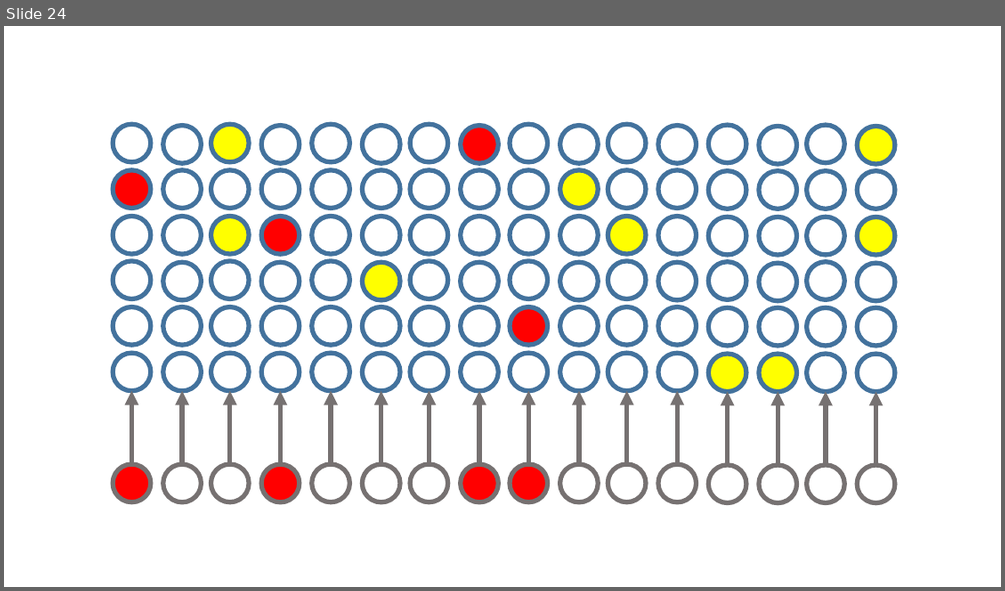
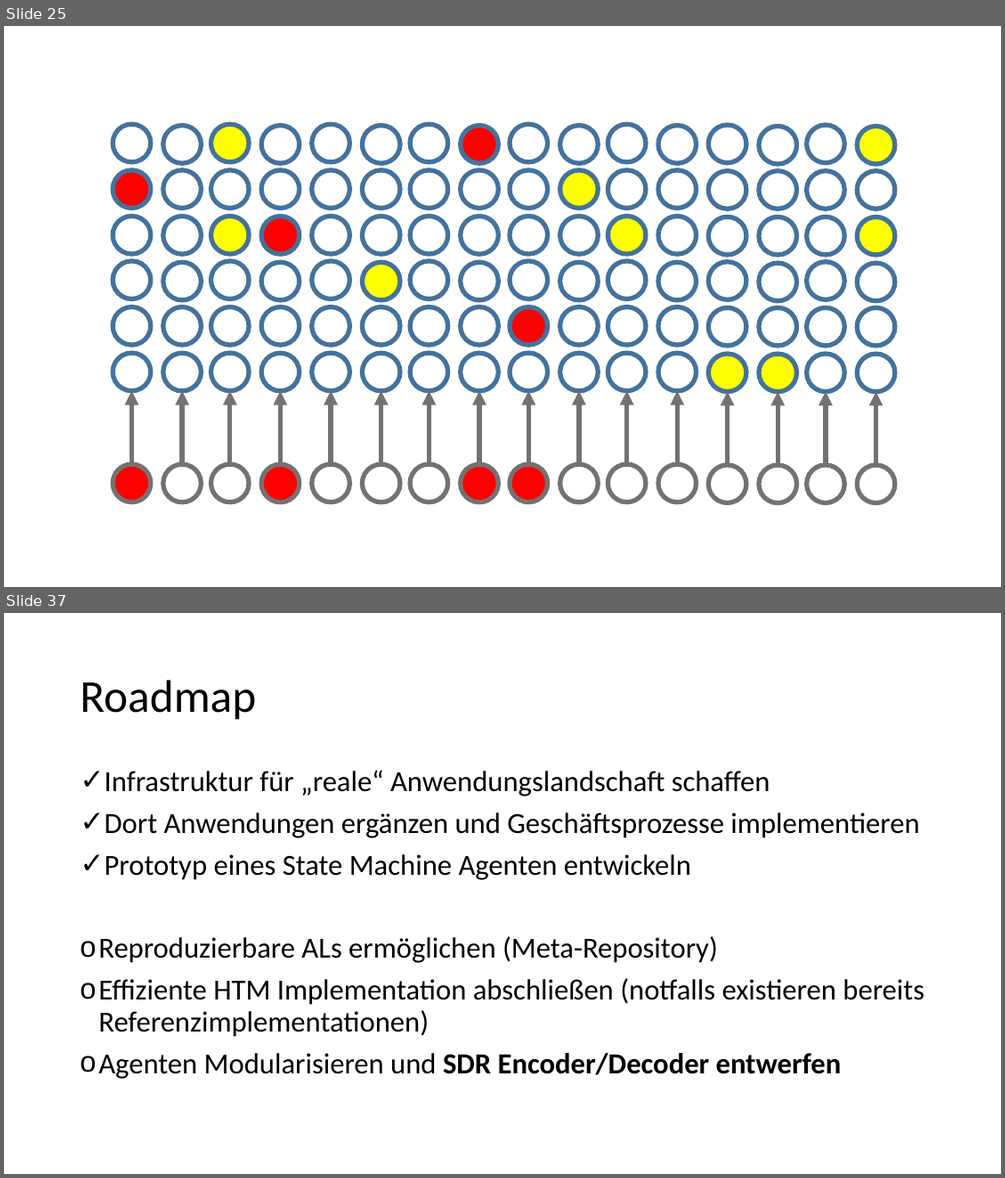
Before and after one commit to danck/hsem, a slide deck: Vortrag/hsem.pptx. Shown one above the other, each under a label of ours: slide 24 before the commit, slides 25 and 37 after it; the slides between them are not shown. The pictures are 1005x591 and 1005x1178 pixels, drawn with LibreOffice and Linux fonts; fonts in the diff are those of the drawing. Boxes give left, top, right and bottom in pixels: in the first picture for what was removed or moved away, otherwise in the second. Text is boxed around its words. In the diff, an @@ line names an element or a change of style, - is before the commit and + after.

```diff
--- a/Vortrag/hsem.pptx
+++ b/Vortrag/hsem.pptx
@@ slide 37 added at <box>4,613,1001,1174</box>, background #FFFFFF @@
@@ title added at <box>80,680,256,720</box>, 44 pt, text #000000 @@
+Roadmap
@@ text added at <box>98,770,924,1078</box>, 28 pt, text #000000 @@
+✓ Infrastruktur für „reale“ Anwendungslandschaft schaffen
+✓ Dort Anwendungen ergänzen und Geschäftsprozesse implementieren
+✓ Prototyp eines State Machine Agenten entwickeln
+o Reproduzierbare ALs ermöglichen (Meta-Repository)
+o Effiziente HTM Implementation abschließen (notfalls existieren bereits Referenzimplementationen)
+o Agenten Modularisieren und SDR Encoder/Decoder entwerfen
@@ what was slide 24 is now slide 25 @@
```
Also in this commit, not shown: 7 slides changed, 17 other slides added, 5 slides removed.
